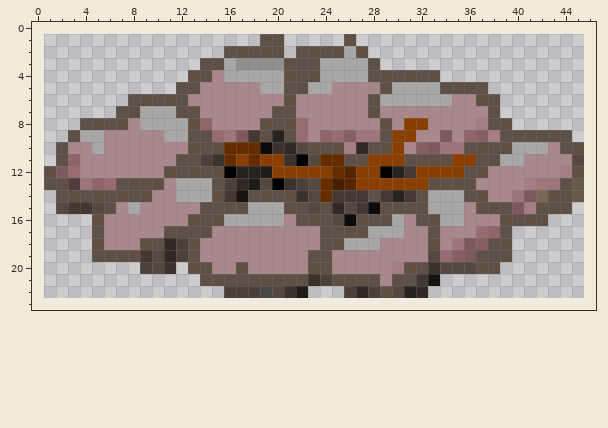
Two versions of one pixel-art sprite, assets/images/middle_image/middle_image_campfire_building/middle_image_campfire_building3.png. The first picture shows the starting point.
The file is 45x22 pixels. Colours within 5 levels of each other are drawn and written as one. The old version is drawn lined up with the new one, on the new canvas.
Now the later version:
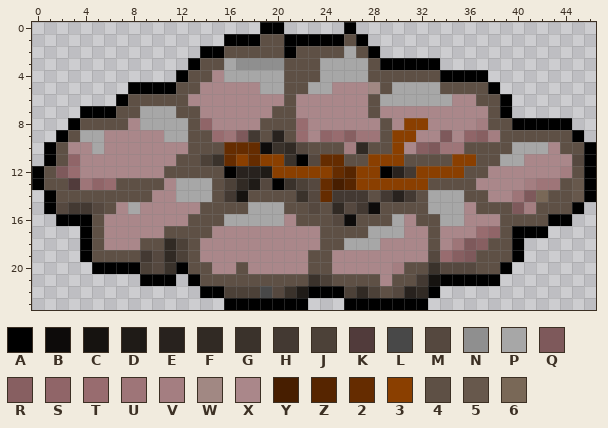
Palette (. is transparent): A #000000  B #0d0b0a  C #161310  D #1f1b17  E #28221e  F #312a24  G #3a322b  H #433932  J #4c4138  K #513b3b  L #484848  M #55483f  N #8f8f8f  P #a7a7a7  Q #7e595b  R #875f61  S #906568  T #986c6f  U #9e7578  V #a47e81  W #a18883  X #aa878a  Y #471e00  Z #562500  2 #652c00  3 #8a3f00  4 #5e5045  5 #67584c  6 #796857
The edit:
canvas 45x22 -> 47x24, the old top-left corner now at 1,1
y 0: x 19..20 .. -> AA; x 26 . -> A
y 1: x 16..18 ... -> AAA; x 21..25 ..... -> AAAAA; x 27 . -> A
y 2: x 14..15 .. -> AA; x 21 . -> A; x 28 . -> A
y 3: x 13 . -> A; x 29..33 ..... -> AAAAA
y 4: x 12 . -> A; x 34..37 .... -> AAAA
y 5: x 8..11 .... -> AAAA; x 38 . -> A
y 6: x 7 . -> A; x 39 . -> A
y 7: x 4..6 ... -> AAA; x 39 . -> A
y 8: x 3 . -> A; x 40..44 ..... -> AAAAA
y 9: x 2 . -> A; x 45 . -> A
y 10..11: x 1 . -> A; x 46 . -> A
y 12..13: x 0 . -> A; x 46 . -> A
y 14: x 1 . -> A; x 46 . -> A
y 15: x 1 . -> A; x 45 . -> A
y 16: x 2..4 ... -> AAA; x 43..44 .. -> AA
y 17: x 4 . -> A; x 40..42 ... -> AAA
y 18..19: x 4 . -> A; x 40 . -> A
y 20: x 5..8 .... -> AAAA; x 12 . -> A; x 39 . -> A
y 21: x 9..11 ... -> AAA; x 13 . -> A; x 34..38 ..... -> AAAAA
y 22: x 14..15 .. -> AA; x 23..25 ... -> AAA; x 33 . -> A
y 23: x 16..22 ....... -> AAAAAAA; x 26..32 ....... -> AAAAAAA
Changed places in both pictures, as pixel boxes (x1, y1, x2, y2):
added: (32, 22, 596, 310)
